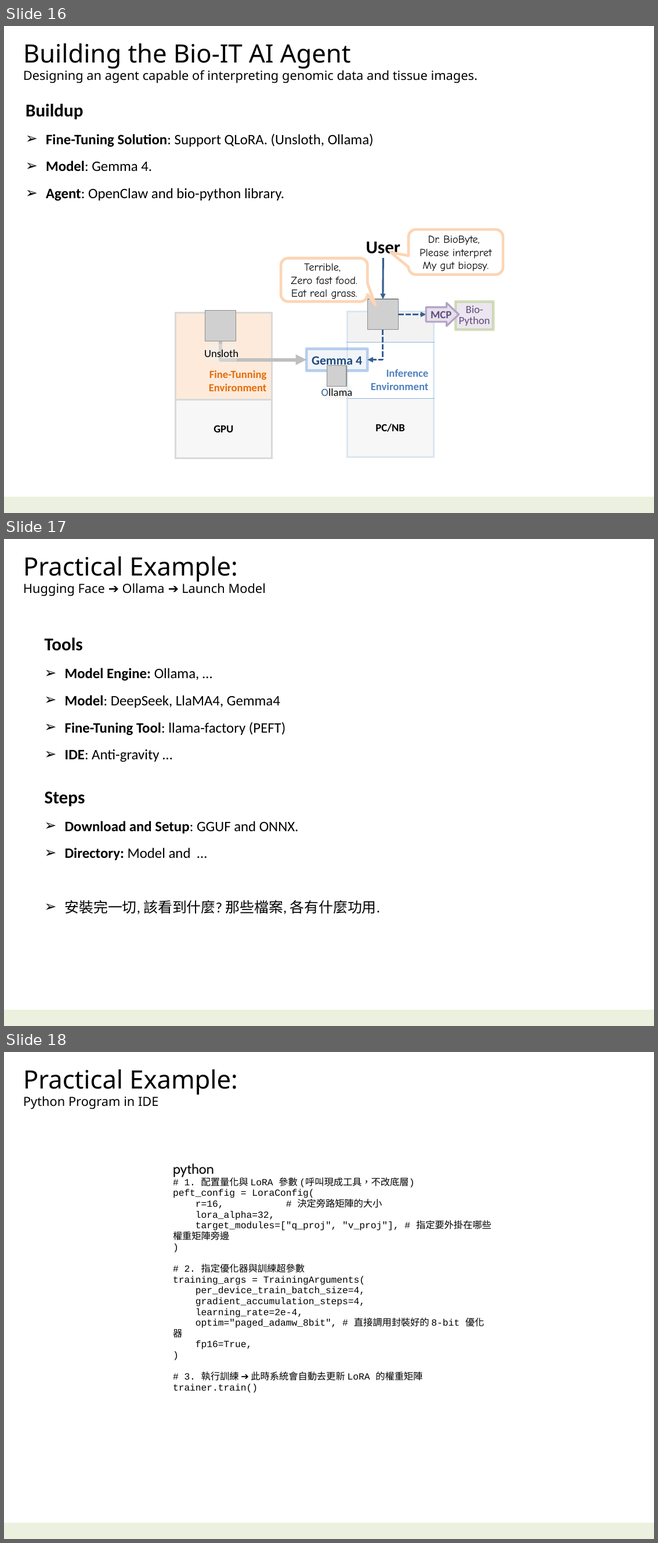
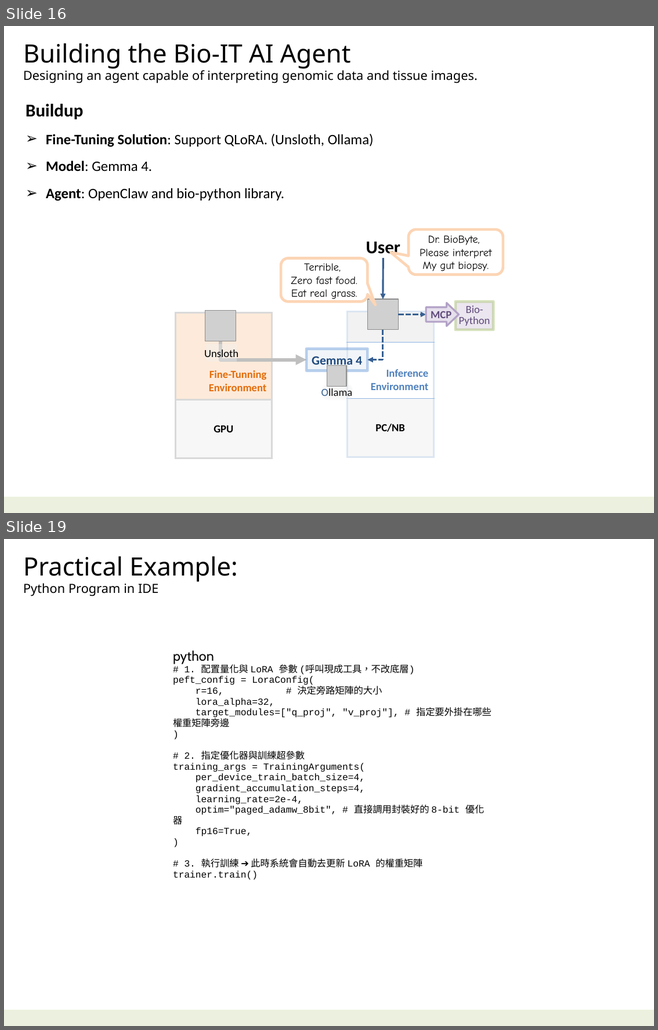
Before and after one commit to navibator/crazy-ai, a slide deck: ai-gemma.pptx. Shown one above the other, each under a label of ours: slides 16, 17 and 18 before the commit, slides 16 and 19 after it; the slides between them are not shown. The pictures are 658x1543 and 658x1030 pixels, drawn with LibreOffice and Linux fonts; fonts in the diff are those of the drawing; grey boxes stand for pictures. Boxes give left, top, right and bottom in pixels: in the first picture for what was removed or moved away, otherwise in the second. Text is boxed around its words. In the diff, an @@ line names an element or a change of style, - is before the commit and + after.

```diff
--- a/ai-gemma.pptx
+++ b/ai-gemma.pptx
@@ slide 17 removed at (4, 539, 654, 1026), background #FFFFFF; not listed: 1 template element that a slide beside it also shows @@
@@ text removed at (23, 556, 266, 596) @@
-Practical Example:
-Hugging Face ➔ Ollama ➔ Launch Model
@@ text removed at (45, 638, 285, 762) @@
-Tools
-➢ Model Engine: Ollama, …
-➢ Model: DeepSeek, LlaMA4, Gemma4
-➢ Fine-Tuning Tool: llama-factory (PEFT)
-➢ IDE: Anti-gravity …
@@ text removed at (45, 791, 380, 914) @@
-Steps
-➢ Download and Setup: GGUF and ONNX.
-➢ Directory: Model and …
-➢ 安裝完一切, 該看到什麼? 那些檔案, 各有什麼功用.
@@ what was slide 18 is now slide 19 @@
```
Also in this commit, not shown: 4 slides changed, 2 slides added.
